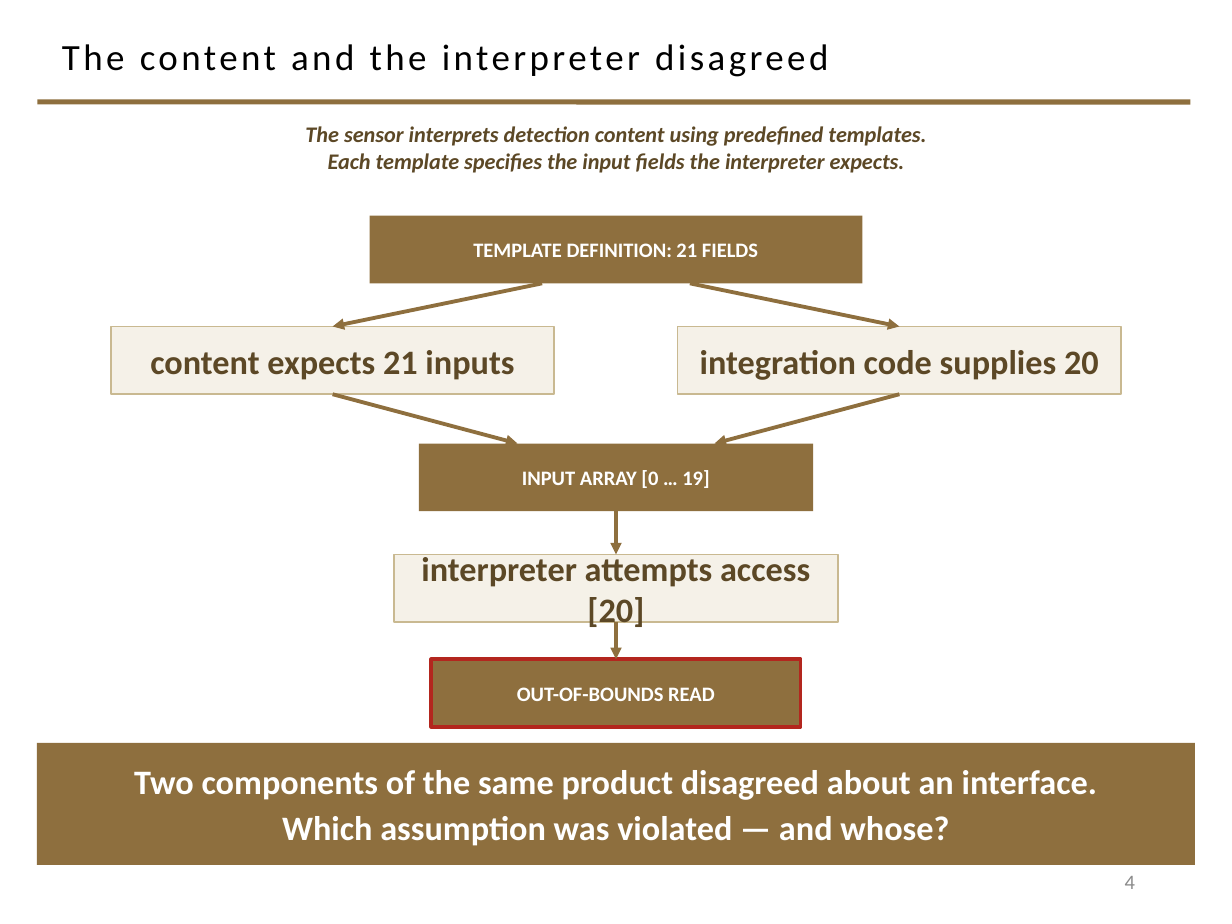
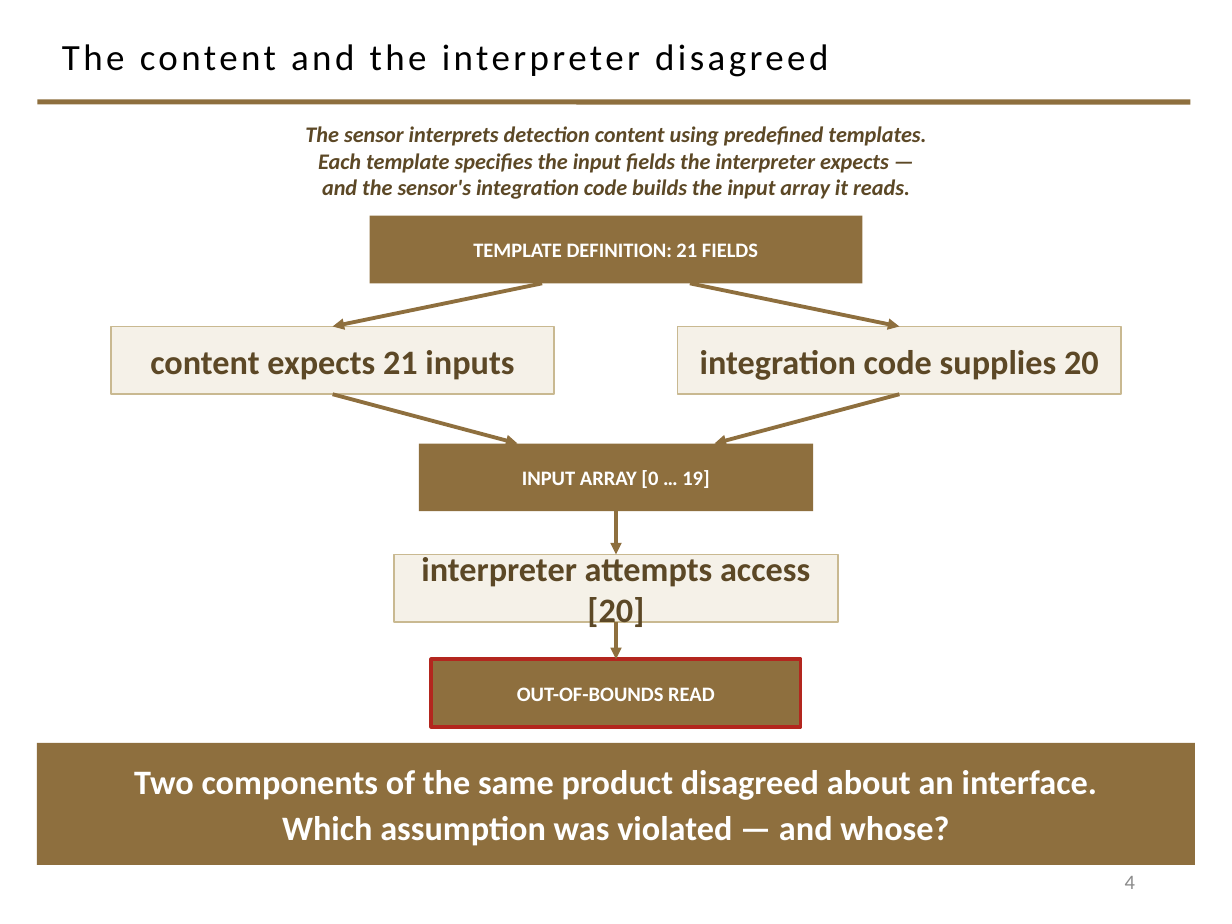
Before and after one commit to davisjam/model-based-agentic-software-engineering, a slide deck: slide 4 of course/lectures/act-2-delegation-and-control/04-failure-aware-engineering/2-4-Failure-Aware-Engineering.pptx. Drawn at 1232x924 pixels with LibreOffice and Linux fonts; fonts in the diff are those of the drawing; background and template pictures are left out. Boxes give left, top, right and bottom in pixels: in the first picture for what was removed or moved away, otherwise in the second. Text is boxed around its words. In the diff, an @@ line names an element or a change of style, - is before the commit and + after.

```diff
--- a/course/lectures/act-2-delegation-and-control/04-failure-aware-engineering/2-4-Failure-Aware-Engineering.pptx
+++ b/course/lectures/act-2-delegation-and-control/04-failure-aware-engineering/2-4-Failure-Aware-Engineering.pptx
@@ text at [318,153,910,199]: text changed @@
-Each template specifies the input fields the interpreter expects.
+Each template specifies the input fields the interpreter expects —
+and the sensor's integration code builds the input array it reads.
```
Also in this commit, not shown: 2 other slides changed.
